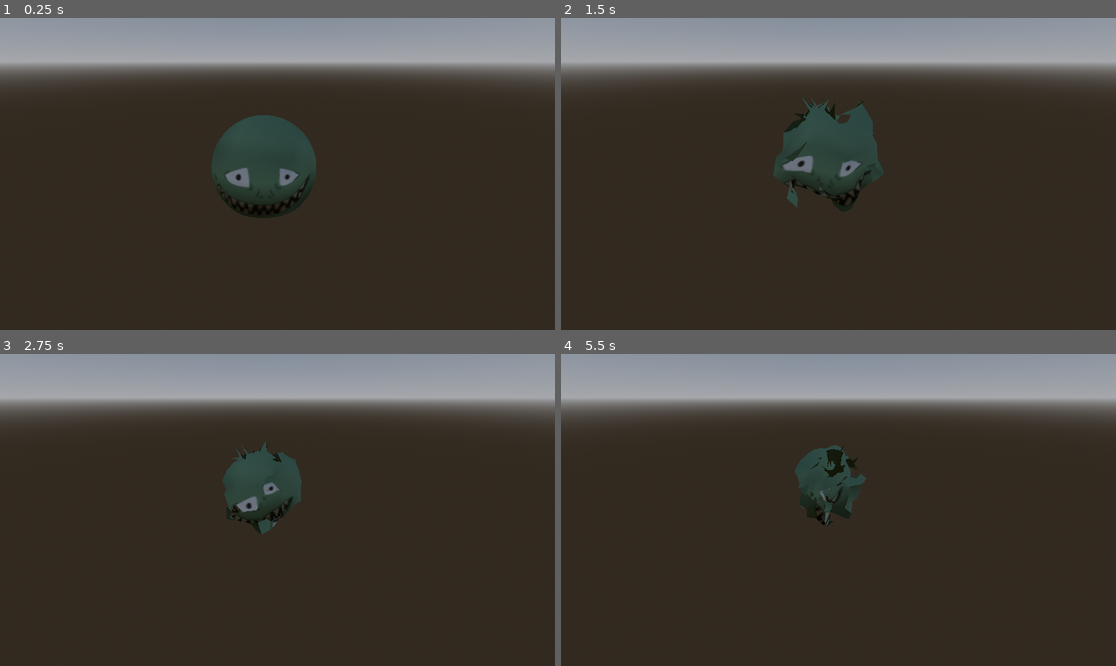
Above: before the commit, frames 1-4 (two rows, left to right).
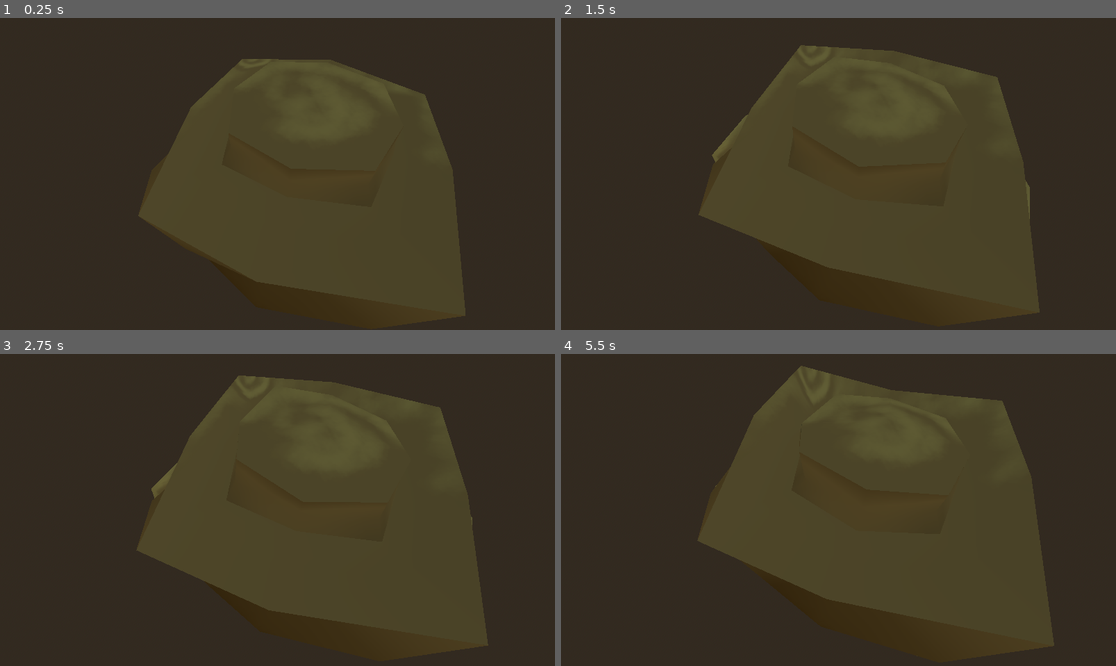
Above: after the commit, the same moments.

Repository: LudvigRisan/ScoobyDone
Game: Godot game, scene res://SoftBody/SoftbodTest.tscn
Two runs of this game, one before a commit and one after it. Both use one fixed random seed, a clock stepped at 60 frames per second and the inputs below. The project has no main scene, so this scene is started directly.
Inputs:
- Up to frame 1 (0.25 s): no input
- Up to frame 2 (1.5 s): tap Enter (ui_accept) at 0.5, 1.35 s; hold Enter (ui_accept) 0.53-1.28 s
- Up to frame 3 (2.75 s): tap Enter (ui_accept) at 1.52, 1.82 s; hold Enter (ui_accept) from 2.03 s (still down)
- Up to frame 4 (5.5 s): release Enter (ui_accept) at 2.78 s; tap Enter (ui_accept) at 2.85, 3.02, 3.32, 4.35, 4.52, 4.82 s; hold Enter (ui_accept) 3.53-4.28 s; hold Enter (ui_accept) from 5.03 s (still down)

The runs differ from the first frame. In frame 1, 48% of the frame differs, in the area x 0-100%, y 0-97%; in frame 2, 47%; in frame 3, 49%, in the area x 0-100%, y 0-95%; in frame 4, 48%.

Commit message:
IT FUCKIN WORKS

Diff:
--- a/SoftBody/SoftbodTest.tscn
+++ b/SoftBody/SoftbodTest.tscn
@@ -1,12 +1,14 @@
 [gd_scene format=3 uid="uid://b3phsaphmogq7"]
 
-[ext_resource type="ArrayMesh" uid="uid://s7bqbccmedp7" path="res://Placeholders/place.obj" id="1_d25rr"]
+[ext_resource type="ArrayMesh" uid="uid://bjekuulbs4e3o" path="res://Placeholders/DIVER.obj" id="1_7dpk5"]
 [ext_resource type="Script" uid="uid://bo3xsvdkv7j5c" path="res://SoftBody/SoftbodyMesh.gd" id="1_x0qe0"]
-[ext_resource type="Texture2D" uid="uid://doepiccc2cafa" path="res://Placeholders/placeholder texture_0.png" id="2_ej6tx"]
+[ext_resource type="Texture2D" uid="uid://bxo0umtsnofgs" path="res://Placeholders/Diver_Base_color.png" id="2_is4af"]
+[ext_resource type="PackedScene" uid="uid://dqaswduc33hja" path="res://SoftBody/physicsPrefab.tscn" id="4_vok87"]
+[ext_resource type="Script" uid="uid://doa4gyt80cuhp" path="res://SoftBody/debug_liner.gd" id="5_7dpk5"]
 
 [sub_resource type="StandardMaterial3D" id="StandardMaterial3D_d25rr"]
 cull_mode = 2
-albedo_texture = ExtResource("2_ej6tx")
+albedo_texture = ExtResource("2_is4af")
 
 [sub_resource type="ProceduralSkyMaterial" id="ProceduralSkyMaterial_d25rr"]
 
@@ -23,14 +25,22 @@
 
 [sub_resource type="Compositor" id="Compositor_vok87"]
 
+[sub_resource type="ArrayMesh" id="ArrayMesh_7dpk5"]
+
+[sub_resource type="PhysicsMaterial" id="PhysicsMaterial_7dpk5"]
+
+[sub_resource type="SphereMesh" id="SphereMesh_7dpk5"]
+
+[sub_resource type="SphereShape3D" id="SphereShape3D_7dpk5"]
+
 [node name="Node3D" type="Node3D" unique_id=972586230]
 
 [node name="MaskPlaceholder" type="MeshInstance3D" parent="." unique_id=2087618148]
-transform = Transform3D(-0.23788933, 0, 0.97129226, 0, 1, 0, -0.97129226, 0, -0.23788933, 0, 0, 0)
-mesh = ExtResource("1_d25rr")
+mesh = ExtResource("1_7dpk5")
 surface_material_override/0 = SubResource("StandardMaterial3D_d25rr")
 script = ExtResource("1_x0qe0")
-tension = 10.0
+tension = 1240.435
+physicsPrefab = ExtResource("4_vok87")
 
 [node name="WorldEnvironment" type="WorldEnvironment" parent="." unique_id=1241247983]
 environment = SubResource("Environment_d25rr")
@@ -38,5 +48,21 @@
 compositor = SubResource("Compositor_vok87")
 
 [node name="Camera3D" type="Camera3D" parent="." unique_id=310944428]
-transform = Transform3D(-0.31975102, -0.45787987, 0.8295211, 0, 0.87548256, 0.4832497, -0.94750166, 0.15451959, -0.27993643, 3.2848637, 1.8251534, -1.3705785)
+transform = Transform3D(-0.31975055, -0.81390333, 0.48509902, 0, 0.5119769, 0.85899925, -0.9475018, 0.27466547, -0.16370489, 1.0680317, 2.186639, -0.117791116)
 current = true
+
+[node name="DebugLiner" type="MeshInstance3D" parent="." unique_id=254504228]
+visible = false
+mesh = SubResource("ArrayMesh_7dpk5")
+script = ExtResource("5_7dpk5")
+
+[node name="StaticBody3D" type="StaticBody3D" parent="." unique_id=1504699499]
+transform = Transform3D(6.955, 0, 0, 0, 6.955, 0, 0, 0, 6.955, 0, -3.7660398, 0)
+visible = false
+physics_material_override = SubResource("PhysicsMaterial_7dpk5")
+
+[node name="MeshInstance3D" type="MeshInstance3D" parent="StaticBody3D" unique_id=1092674756]
+mesh = SubResource("SphereMesh_7dpk5")
+
+[node name="CollisionShape3D" type="CollisionShape3D" parent="StaticBody3D" unique_id=1618171975]
+shape = SubResource("SphereShape3D_7dpk5")
--- a/SoftBody/SoftbodyMesh.gd
+++ b/SoftBody/SoftbodyMesh.gd
@@ -1,4 +1,5 @@
 extends MeshInstance3D
+@onready var debug_liner: DebugLiner = $"../DebugLiner"
 
 @export
 var tension: float = 0.3
@@ -6,6 +7,8 @@
 var dampening: float = 0.2
 @export
 var physicsPrefab: PackedScene
+@export
+var mergeTreshold: float = 0.001
 
 var vertices: PackedVector3Array
 var normals: PackedVector3Array
@@ -18,6 +21,7 @@
 var offsetIndices: PackedInt32Array
 
 var orbs: Array[RigidBody3D]
+var orbConnections: PackedInt32Array
 
 func _ready() -> void:
 	arrayMesh = mesh as ArrayMesh
@@ -29,10 +33,26 @@
 	uvs = arrays[arrayMesh.ARRAY_TEX_UV]
 	indices = arrays[arrayMesh.ARRAY_INDEX]
 
+	for i in range(vertices.size()):
+		var orbIndex: int = -1
+		for j in range(orbs.size()):
+			if orbs[j].position.distance_squared_to(vertices[i]) < mergeTreshold:
+				orbIndex = j
+
+		if orbIndex == -1:
+			var newOrb: RigidBody3D = physicsPrefab.instantiate() as RigidBody3D
+			add_child(newOrb)
+			newOrb.position = vertices[i]
+			orbs.append(newOrb)
+			orbIndex = orbs.size() - 1
+
+		orbConnections.append(orbIndex)
+
+
 	for i in range(0, indices.size(), 3):
-		tryAddOffset(i, i + 1)
-		tryAddOffset(i, i + 2)
-		tryAddOffset(i + 1, i + 2)
+		tryAddOffset(orbConnections[indices[i]], orbConnections[indices[i + 1]])
+		tryAddOffset(orbConnections[indices[i]], orbConnections[indices[i + 1]])
+		tryAddOffset(orbConnections[indices[i + 1]], orbConnections[indices[i + 2]])
 
 
 func tryAddOffset(a: int, b: int) -> void:
@@ -41,22 +61,30 @@
 		or (a == offsetIndices[i + 1] and b == offsetIndices[i]):
 			return
 
-	offsetIndices.append(indices[a])
-	offsetIndices.append(indices[b])
-	offsets.append(vertices[indices[a]].distance_to(vertices[indices[b]]))
+	offsetIndices.append(a)
+	offsetIndices.append(b)
+	offsets.append(orbs[a].position.distance_to(orbs[b].position))
 
 func hooke(deviation: float, velocity: float) -> float:
 	return (tension * deviation) - (dampening * velocity)
 
-func calculateForce(a: int, b: int, offset: float, delta: float) -> void:
-	var deviation: float = vertices[a].distance_to(vertices[b]) - offset
-	var force: Vector3 = hooke(deviation,  0) * vertices[a].direction_to(vertices[b])
-	vertices[a] += force * delta
-	vertices[b] -= force * delta
+func calculateForce(a: int, b: int, offset: float) -> void:
+	var deviation: float = orbs[a].position.distance_to(orbs[b].position) - offset
+	var direction = orbs[a].position.direction_to(orbs[b].position)
+	var velocity: float = (orbs[a].linear_velocity - orbs[b].linear_velocity).project(direction).length()
+	var force: Vector3 = hooke(deviation,  velocity) * direction
+	orbs[a].apply_force(force)
+	orbs[b].apply_force(-force)
 
-func _process(delta: float) -> void:
+	#debug_liner.drawLine(orbs[a].position, orbs[a].position + force * 10)
+	#debug_liner.drawLine(orbs[b].position, orbs[b].position - force * 10)
+
+func _physics_process(delta: float) -> void:
 	for i in range(0, offsetIndices.size(), 2):
-		calculateForce(offsetIndices[i], offsetIndices[i + 1], offsets[i * 0.5], delta)
+		calculateForce(offsetIndices[i], offsetIndices[i + 1], offsets[i * 0.5])
+
+	for i in range(vertices.size()):
+		vertices[i] = orbs[orbConnections[i]].position
 
 	var arrays: Array
 	arrays.resize(arrayMesh.ARRAY_MAX)
@@ -71,6 +99,5 @@
 
 func _input(event: InputEvent) -> void:
 	if event.is_action_pressed("ui_accept"):
-		for i in range(vertices.size()):
-			vertices[i] += Vector3(randf_range(-1, 1), randf_range(-1, 1), randf_range(-1, 1))
-		print("boop")
+		for i in range(orbs.size()):
+			orbs[i].apply_impulse(Vector3(randf_range(-1, 1), randf_range(-1, 1), randf_range(-1, 1)))
--- /dev/null
+++ b/SoftBody/debug_liner.gd
@@ -0,0 +1,24 @@
+extends MeshInstance3D
+class_name DebugLiner
+
+var vertices: PackedVector3Array
+var arrayMesh: ArrayMesh
+
+# Called when the node enters the scene tree for the first time.
+func _ready() -> void:
+	arrayMesh = mesh as ArrayMesh
+
+func drawLine(a: Vector3, b: Vector3):
+	vertices.append(a)
+	vertices.append(b)
+
+# Called every frame. 'delta' is the elapsed time since the previous frame.
+func _process(delta: float) -> void:
+	arrayMesh.clear_surfaces()
+	var arrays: Array
+	arrays.resize(arrayMesh.ARRAY_MAX)
+	arrays[arrayMesh.ARRAY_VERTEX] = vertices
+
+	#arrayMesh.add_surface_from_arrays(Mesh.PRIMITIVE_LINES, arrays)
+
+	vertices.clear()
--- /dev/null
+++ b/SoftBody/physicsPrefab.tscn
@@ -0,0 +1,15 @@
+[gd_scene format=3 uid="uid://dqaswduc33hja"]
+
+[sub_resource type="SphereShape3D" id="SphereShape3D_nwvg4"]
+margin = 0.005
+radius = 0.01
+
+[node name="PhysicsPrefab" type="RigidBody3D" unique_id=791610409]
+axis_lock_angular_x = true
+axis_lock_angular_y = true
+axis_lock_angular_z = true
+gravity_scale = 0.0
+linear_damp = 14.925
+
+[node name="CollisionShape3D" type="CollisionShape3D" parent="." unique_id=2078231437]
+shape = SubResource("SphereShape3D_nwvg4")
--- a/project.godot
+++ b/project.godot
@@ -13,3 +13,7 @@
 config/name="ScoobyDone"
 config/features=PackedStringArray("4.6")
 config/icon="res://assets/icon.svg"
+
+[physics]
+
+common/physics_ticks_per_second=1000
Not shown, added: Placeholders/DIVER.obj
Not shown, added: Placeholders/DIVER.obj.import
Binary file added: Placeholders/Diver_Base_color.png
Not shown, added: Placeholders/Diver_Base_color.png.import
Not shown, added: Placeholders/blankie.obj
Not shown, added: Placeholders/blankie.obj.import
Not shown, added: Placeholders/place(1).obj
Not shown, added: Placeholders/place(1).obj.import
Not shown, added: SoftBody/debug_liner.gd.uid
